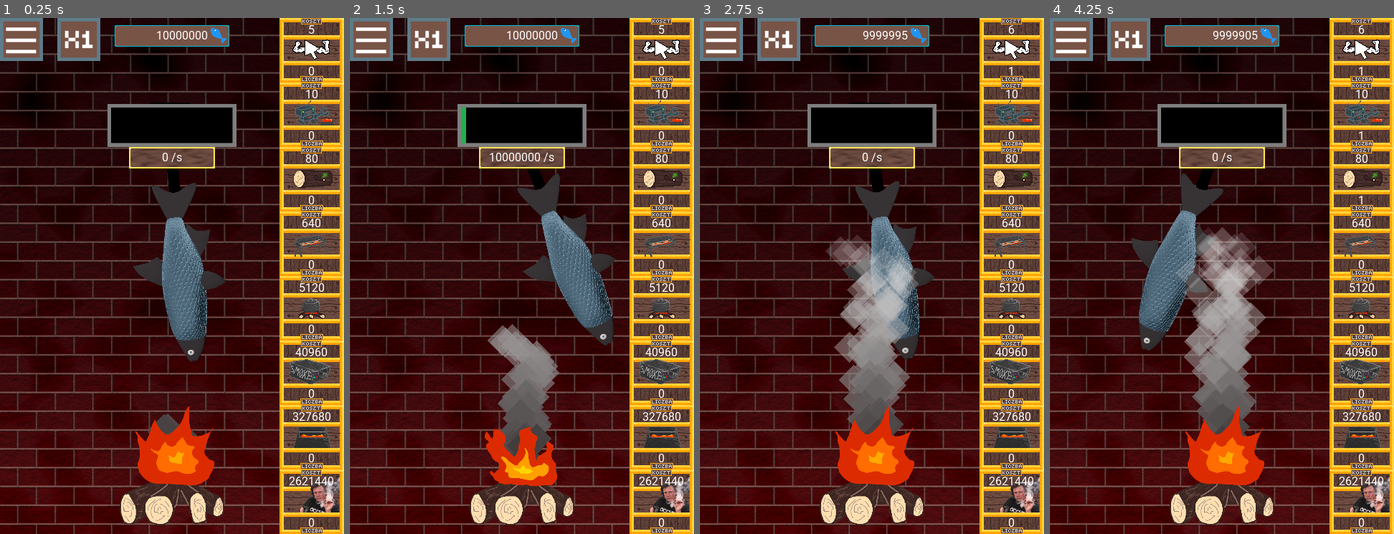
Above: before the commit, frames 1-4 (left to right).
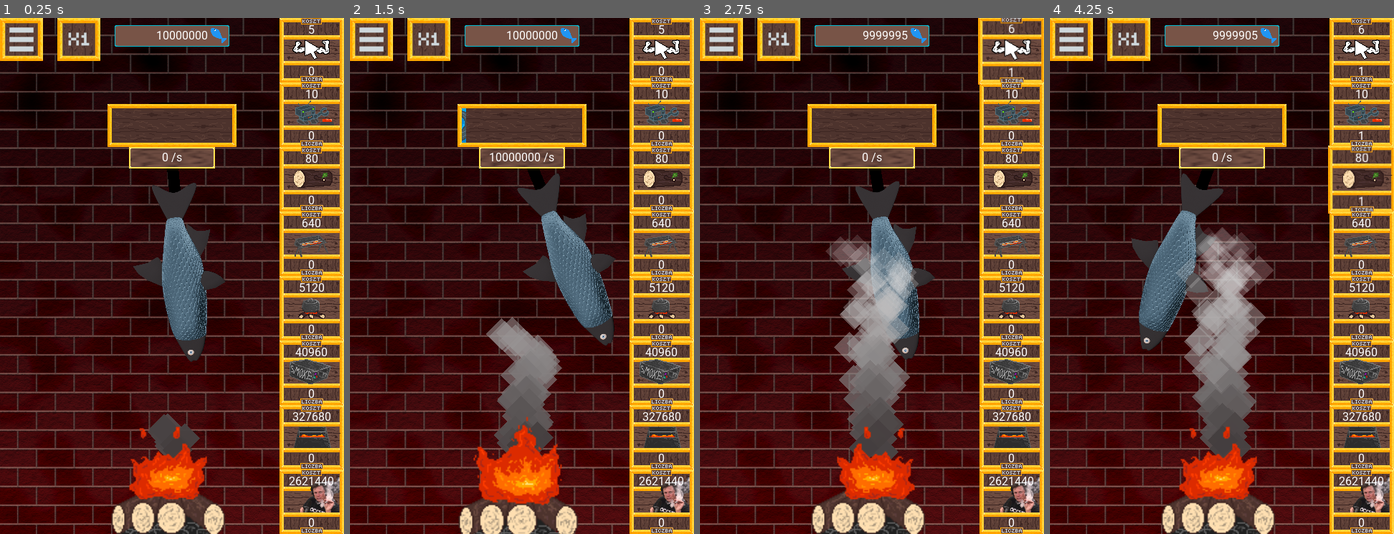
Above: after the commit, the same moments.

Repository: Soleod/GameJam
Game: Godot game, scene res://Main.tscn
The game is run twice, just before and just after one commit, with the same random seed, the same clock (stepped at 60 frames per second) and the same inputs. The engine's default icon, where the game draws it, is replaced by a stand-in: a white triangle on a blue panel in a dark square.
Inputs (mouse positions are in pixels of both pictures, inside the frame that each line leads up to):
- Up to frame 1 (0.25 s): no input
- Up to frame 2 (1.5 s): click (370, 38) at 0.5 s; click (522, 472) at 1.25 s
- Up to frame 3 (2.75 s): click "0" at 2 s
- Up to frame 4 (4.25 s): click "0" at 2.75 s; click "0" at 3.5 s

The runs differ from the first frame. In frame 1, 9.5% of the frame differs, in the area x 0-69%, y 0-100%; in frame 2, 10%; in frame 3, 10%; in frame 4, 10%, in the area x 0-100%, y 0-100%.

Commit message:
Ostatni commit, wszystko działa <3

Diff:
--- a/WedzarniaSIM/interface/AchievementBox.gd
+++ b/WedzarniaSIM/interface/AchievementBox.gd
@@ -14,12 +14,12 @@
 
 func _ready():
 	visible = false
-	$VBoxContainer/Achievement1.texture = load("res://interface/images/achievements/no_achievement.png")
-	$VBoxContainer/Achievement2.texture = load("res://interface/images/achievements/no_achievement.png")
-	$VBoxContainer/Achievement3.texture = load("res://interface/images/achievements/no_achievement.png")
-	$VBoxContainer/Achievement4.texture = load("res://interface/images/achievements/no_achievement.png")
-	$VBoxContainer/Achievement5.texture = load("res://interface/images/achievements/no_achievement.png")
-	$VBoxContainer/Achievement6.texture = load("res://interface/images/achievements/no_achievement.png")
+	$VBoxContainer/Achievement1.texture = load("res://interface/images/achievements/no_sledzik.png")
+	$VBoxContainer/Achievement2.texture = load("res://interface/images/achievements/no_tuna.png")
+	$VBoxContainer/Achievement3.texture = load("res://interface/images/achievements/no_scales.png")
+	$VBoxContainer/Achievement4.texture = load("res://interface/images/achievements/no_fish.png")
+	$VBoxContainer/Achievement5.texture = load("res://interface/images/achievements/no_bass.png")
+	$VBoxContainer/Achievement6.texture = load("res://interface/images/achievements/no_clown.png")
 
 	$AchievementTimer.wait_time = 1
 	$AchievementTimer.start()
@@ -31,22 +31,22 @@
 
 func _on_AchievementTimer_timeout():
 	if ArchivementManager.modifier_archiv_dict["sledzik_na_raz"] and not mod_achieved["sledzik_na_raz"]:
-		$VBoxContainer/Achievement1.texture = load("res://interface/images/achievements/achievement.png")
+		$VBoxContainer/Achievement1.texture = load("res://interface/images/achievements/sledzik.png")
 		mod_achieved["sledzik_na_raz"] = true
 	if ArchivementManager.modifier_archiv_dict["great_opor_TUNA_ty"] and not mod_achieved["great_opor_TUNA_ty"]:
-		$VBoxContainer/Achievement2.texture = load("res://interface/images/achievements/achievement.png")
+		$VBoxContainer/Achievement2.texture = load("res://interface/images/achievements/tuna.png")
 		mod_achieved["great_opor_TUNA_ty"] = true
 	if ArchivementManager.modifier_archiv_dict["the_production_is_SCALing_up"] and not mod_achieved["the_production_is_SCALing_up"]:
-		$VBoxContainer/Achievement3.texture = load("res://interface/images/achievements/achievement.png")
+		$VBoxContainer/Achievement3.texture = load("res://interface/images/achievements/scales.png")
 		mod_achieved["the_production_is_SCALing_up"] = true
 	if ArchivementManager.fisz_count_archiv_dict["cos_jest_fishy"] and not fisz_achieved["cos_jest_fishy"]:
-		$VBoxContainer/Achievement4.texture = load("res://interface/images/achievements/achievement.png")
+		$VBoxContainer/Achievement4.texture = load("res://interface/images/achievements/fish.png")
 		fisz_achieved["cos_jest_fishy"] = true
 	if ArchivementManager.fisz_count_archiv_dict["what_does_a_BASS_say"] and not fisz_achieved["what_does_a_BASS_say"]:
-		$VBoxContainer/Achievement5.texture = load("res://interface/images/achievements/achievement.png")
+		$VBoxContainer/Achievement5.texture = load("res://interface/images/achievements/bass.png")
 		fisz_achieved["what_does_a_BASS_say"]
 	if ArchivementManager.fisz_count_archiv_dict["dont_make_a_CLOWNFISH"] and not fisz_achieved["dont_make_a_CLOWNFISH"]:
-		$VBoxContainer/Achievement6.texture = load("res://interface/images/achievements/achievement.png")
+		$VBoxContainer/Achievement6.texture = load("res://interface/images/achievements/clown.png")
 		fisz_achieved["dont_make_a_CLOWNFISH"]
 
 
--- a/WedzarniaSIM/interface/HUD.tscn
+++ b/WedzarniaSIM/interface/HUD.tscn
@@ -12,8 +12,8 @@
 [ext_resource path="res://interface/Counter.gd" type="Script" id=10]
 [ext_resource path="res://interface/Achievements.tscn" type="PackedScene" id=11]
 [ext_resource path="res://interface/images/buy_modes/buy_mode_1.png" type="Texture" id=12]
-[ext_resource path="res://interface/images/firepit/fire_1.png" type="Texture" id=13]
-[ext_resource path="res://interface/images/firepit/fire_2.png" type="Texture" id=14]
+[ext_resource path="res://interface/images/firepit/firepit_2.png" type="Texture" id=13]
+[ext_resource path="res://interface/images/firepit/firepit_9.png" type="Texture" id=14]
 [ext_resource path="res://interface/images/upgrades/dutch_oven.png" type="Texture" id=15]
 [ext_resource path="res://interface/images/upgrades/elon_musk.png" type="Texture" id=16]
 [ext_resource path="res://interface/images/progress_bar/progressbar_bg.png" type="Texture" id=17]
@@ -25,13 +25,44 @@
 [ext_resource path="res://interface/Bar.gd" type="Script" id=23]
 [ext_resource path="res://interface/images/menu_bg.png" type="Texture" id=24]
 [ext_resource path="res://interface/images/upgrades/gryl_starego.png" type="Texture" id=25]
+[ext_resource path="res://interface/images/firepit/firepit_8.png" type="Texture" id=26]
+[ext_resource path="res://interface/images/firepit/firepit_7.png" type="Texture" id=27]
+[ext_resource path="res://interface/images/firepit/firepit_6.png" type="Texture" id=28]
+[ext_resource path="res://interface/images/firepit/firepit_4.png" type="Texture" id=29]
+[ext_resource path="res://interface/images/firepit/firepit_10.png" type="Texture" id=30]
+[ext_resource path="res://interface/images/firepit/firepit_1.png" type="Texture" id=31]
+[ext_resource path="res://interface/images/firepit/firepit_12.png" type="Texture" id=32]
+[ext_resource path="res://interface/images/firepit/firepit_3.png" type="Texture" id=33]
+[ext_resource path="res://interface/images/firepit/firepit_5.png" type="Texture" id=34]
+[ext_resource path="res://interface/images/firepit/firepit_11.png" type="Texture" id=35]
 
 [sub_resource type="AnimatedTexture" id=1]
 flags = 4
-frames = 2
-frame_0/texture = ExtResource( 13 )
-frame_1/texture = ExtResource( 14 )
+frames = 12
+fps = 12.0
+frame_0/texture = ExtResource( 31 )
+frame_1/texture = ExtResource( 13 )
 frame_1/delay_sec = 0.0
+frame_2/texture = ExtResource( 33 )
+frame_2/delay_sec = 0.0
+frame_3/texture = ExtResource( 29 )
+frame_3/delay_sec = 0.0
+frame_4/texture = ExtResource( 34 )
+frame_4/delay_sec = 0.0
+frame_5/texture = ExtResource( 28 )
+frame_5/delay_sec = 0.0
+frame_6/texture = ExtResource( 27 )
+frame_6/delay_sec = 0.0
+frame_7/texture = ExtResource( 26 )
+frame_7/delay_sec = 0.0
+frame_8/texture = ExtResource( 14 )
+frame_8/delay_sec = 0.0
+frame_9/texture = ExtResource( 30 )
+frame_9/delay_sec = 0.0
+frame_10/texture = ExtResource( 35 )
+frame_10/delay_sec = 0.0
+frame_11/texture = ExtResource( 32 )
+frame_11/delay_sec = 0.0
 
 [sub_resource type="Gradient" id=2]
 colors = PoolColorArray( 0.266667, 0.243137, 0.243137, 1, 1, 1, 1, 0.0588235 )
@@ -121,6 +152,7 @@
 [node name="MenuButton" type="TextureButton" parent="."]
 margin_right = 60.0
 margin_bottom = 60.0
+rect_pivot_offset = Vector2( 30, 30 )
 texture_normal = ExtResource( 19 )
 expand = true
 __meta__ = {
@@ -141,6 +173,7 @@
 margin_top = 540.0
 margin_right = 330.0
 margin_bottom = 720.0
+rect_pivot_offset = Vector2( 90, 90 )
 texture_normal = SubResource( 1 )
 expand = true
 __meta__ = {
@@ -167,6 +200,7 @@
 margin_left = 80.0
 margin_right = 140.0
 margin_bottom = 60.0
+rect_pivot_offset = Vector2( 30, 30 )
 texture_normal = ExtResource( 12 )
 expand = true
 __meta__ = {
@@ -176,6 +210,7 @@
 [node name="UpgradeButton1" parent="Upgrades" instance=ExtResource( 1 )]
 margin_left = 390.0
 margin_right = 480.0
+rect_pivot_offset = Vector2( 45, 45 )
 texture_normal = ExtResource( 4 )
 
 [node name="UpgradeButton2" parent="Upgrades" instance=ExtResource( 1 )]
@@ -183,6 +218,7 @@
 margin_top = 90.0
 margin_right = 480.0
 margin_bottom = 180.0
+rect_pivot_offset = Vector2( 45, 45 )
 texture_normal = ExtResource( 3 )
 
 [node name="UpgradeButton3" parent="Upgrades" instance=ExtResource( 1 )]
@@ -190,6 +226,7 @@
 margin_top = 180.0
 margin_right = 480.0
 margin_bottom = 270.0
+rect_pivot_offset = Vector2( 45, 45 )
 texture_normal = ExtResource( 5 )
 
 [node name="UpgradeButton4" parent="Upgrades" instance=ExtResource( 1 )]
@@ -197,6 +234,7 @@
 margin_top = 270.0
 margin_right = 480.0
 margin_bottom = 360.0
+rect_pivot_offset = Vector2( 45, 45 )
 texture_normal = ExtResource( 2 )
 
 [node name="UpgradeButton5" parent="Upgrades" instance=ExtResource( 1 )]
@@ -204,6 +242,7 @@
 margin_top = 360.0
 margin_right = 480.0
 margin_bottom = 450.0
+rect_pivot_offset = Vector2( 45, 45 )
 texture_normal = ExtResource( 15 )
 
 [node name="UpgradeButton6" parent="Upgrades" instance=ExtResource( 1 )]
@@ -211,6 +250,7 @@
 margin_top = 450.0
 margin_right = 480.0
 margin_bottom = 540.0
+rect_pivot_offset = Vector2( 45, 45 )
 texture_normal = ExtResource( 21 )
 
 [node name="UpgradeButton7" parent="Upgrades" instance=ExtResource( 1 )]
@@ -218,6 +258,7 @@
 margin_top = 540.0
 margin_right = 480.0
 margin_bottom = 630.0
+rect_pivot_offset = Vector2( 45, 45 )
 texture_normal = ExtResource( 25 )
 
 [node name="UpgradeButton8" parent="Upgrades" instance=ExtResource( 1 )]
@@ -225,6 +266,7 @@
 margin_top = 630.0
 margin_right = 480.0
 margin_bottom = 720.0
+rect_pivot_offset = Vector2( 45, 45 )
 texture_normal = ExtResource( 16 )
 
 [node name="MenuBox" parent="." instance=ExtResource( 8 )]
@@ -234,22 +276,47 @@
 margin_right = 390.0
 margin_bottom = 530.0
 
+[node name="NinePatchRect" parent="MenuBox" index="0"]
+axis_stretch_horizontal = 0
+axis_stretch_vertical = 0
+
 [node name="AchievementBox" parent="." instance=ExtResource( 11 )]
-visible = false
 
 [node name="AchievementTimer" type="Timer" parent="AchievementBox"]
 
 [connection signal="timeout" from="Bar/FishSmokeBar/RegressionTimer" to="Bar/FishSmokeBar" method="_on_RegressionTimer_timeout"]
+[connection signal="mouse_entered" from="MenuButton" to="." method="_on_MenuButton_mouse_entered"]
+[connection signal="mouse_exited" from="MenuButton" to="." method="_on_MenuButton_mouse_exited"]
 [connection signal="pressed" from="MenuButton" to="MenuBox" method="_on_MenuButton_pressed"]
+[connection signal="mouse_entered" from="FireButton" to="." method="_on_FireButton_mouse_entered"]
+[connection signal="mouse_exited" from="FireButton" to="." method="_on_FireButton_mouse_exited"]
 [connection signal="pressed" from="FireButton" to="Bar/FishSmokeBar" method="_on_FireButton_pressed"]
+[connection signal="mouse_entered" from="Upgrades/BuyModeButton" to="." method="_on_BuyModeButton_mouse_entered"]
+[connection signal="mouse_exited" from="Upgrades/BuyModeButton" to="." method="_on_BuyModeButton_mouse_exited"]
 [connection signal="pressed" from="Upgrades/BuyModeButton" to="." method="_on_BuyModeButton_pressed"]
+[connection signal="mouse_entered" from="Upgrades/UpgradeButton1" to="." method="_on_UpgradeButton1_mouse_entered"]
+[connection signal="mouse_exited" from="Upgrades/UpgradeButton1" to="." method="_on_UpgradeButton1_mouse_exited"]
 [connection signal="pressed" from="Upgrades/UpgradeButton1" to="." method="_on_UpgradeButton1_pressed"]
+[connection signal="mouse_entered" from="Upgrades/UpgradeButton2" to="." method="_on_UpgradeButton2_mouse_entered"]
+[connection signal="mouse_exited" from="Upgrades/UpgradeButton2" to="." method="_on_UpgradeButton2_mouse_exited"]
 [connection signal="pressed" from="Upgrades/UpgradeButton2" to="." method="_on_UpgradeButton2_pressed"]
+[connection signal="mouse_entered" from="Upgrades/UpgradeButton3" to="." method="_on_UpgradeButton3_mouse_entered"]
+[connection signal="mouse_exited" from="Upgrades/UpgradeButton3" to="." method="_on_UpgradeButton3_mouse_exited"]
 [connection signal="pressed" from="Upgrades/UpgradeButton3" to="." method="_on_UpgradeButton3_pressed"]
+[connection signal="mouse_entered" from="Upgrades/UpgradeButton4" to="." method="_on_UpgradeButton4_mouse_entered"]
+[connection signal="mouse_exited" from="Upgrades/UpgradeButton4" to="." method="_on_UpgradeButton4_mouse_exited"]
 [connection signal="pressed" from="Upgrades/UpgradeButton4" to="." method="_on_UpgradeButton4_pressed"]
+[connection signal="mouse_entered" from="Upgrades/UpgradeButton5" to="." method="_on_UpgradeButton5_mouse_entered"]
+[connection signal="mouse_exited" from="Upgrades/UpgradeButton5" to="." method="_on_UpgradeButton5_mouse_exited"]
 [connection signal="pressed" from="Upgrades/UpgradeButton5" to="." method="_on_UpgradeButton5_pressed"]
+[connection signal="mouse_entered" from="Upgrades/UpgradeButton6" to="." method="_on_UpgradeButton6_mouse_entered"]
+[connection signal="mouse_exited" from="Upgrades/UpgradeButton6" to="." method="_on_UpgradeButton6_mouse_exited"]
 [connection signal="pressed" from="Upgrades/UpgradeButton6" to="." method="_on_UpgradeButton6_pressed"]
+[connection signal="mouse_entered" from="Upgrades/UpgradeButton7" to="." method="_on_UpgradeButton7_mouse_entered"]
+[connection signal="mouse_exited" from="Upgrades/UpgradeButton7" to="." method="_on_UpgradeButton7_mouse_exited"]
 [connection signal="pressed" from="Upgrades/UpgradeButton7" to="." method="_on_UpgradeButton7_pressed"]
+[connection signal="mouse_entered" from="Upgrades/UpgradeButton8" to="." method="_on_UpgradeButton8_mouse_entered"]
+[connection signal="mouse_exited" from="Upgrades/UpgradeButton8" to="." method="_on_UpgradeButton8_mouse_exited"]
 [connection signal="pressed" from="Upgrades/UpgradeButton8" to="." method="_on_UpgradeButton8_pressed"]
 [connection signal="pressed" from="MenuBox/VBoxContainer/HBoxContainer/AchievementButton" to="AchievementBox" method="_on_AchievementButton_pressed"]
 [connection signal="pressed" from="AchievementBox/ExitButton" to="AchievementBox" method="_on_ExitButton_pressed"]
--- a/WedzarniaSIM/interface/MenuBox.tscn
+++ b/WedzarniaSIM/interface/MenuBox.tscn
@@ -5,7 +5,7 @@
 [ext_resource path="res://interface/images/menu_bg.png" type="Texture" id=3]
 [ext_resource path="res://interface/MenuBox.gd" type="Script" id=4]
 [ext_resource path="res://interface/images/menu/exit_bg.png" type="Texture" id=5]
-[ext_resource path="res://Resources/ryba_intro_loop_2.mp3" type="AudioStream" id=6]
+[ext_resource path="res://Resources/ryba.mp3" type="AudioStream" id=6]
 
 [node name="MenuBox" type="Control"]
 margin_right = 300.0
--- a/WedzarniaSIM/interface/images/progress_bar/progress_anim.tres
+++ b/WedzarniaSIM/interface/images/progress_bar/progress_anim.tres
@@ -1,11 +1,24 @@
-[gd_resource type="AnimatedTexture" load_steps=3 format=2]
+[gd_resource type="AnimatedTexture" load_steps=7 format=2]
 
-[ext_resource path="res://interface/images/progress_bar/anim_1.png" type="Texture" id=1]
-[ext_resource path="res://interface/images/progress_bar/anim_2.png" type="Texture" id=2]
+[ext_resource path="res://interface/images/progress_bar/animation/3.png" type="Texture" id=1]
+[ext_resource path="res://interface/images/progress_bar/animation/4.png" type="Texture" id=2]
+[ext_resource path="res://interface/images/progress_bar/animation/6.png" type="Texture" id=3]
+[ext_resource path="res://interface/images/progress_bar/animation/2.png" type="Texture" id=4]
+[ext_resource path="res://interface/images/progress_bar/animation/1.png" type="Texture" id=5]
+[ext_resource path="res://interface/images/progress_bar/animation/5.png" type="Texture" id=6]
 
 [resource]
 flags = 4
-frames = 2
-frame_0/texture = ExtResource( 1 )
-frame_1/texture = ExtResource( 2 )
+frames = 6
+fps = 10.0
+frame_0/texture = ExtResource( 5 )
+frame_1/texture = ExtResource( 4 )
 frame_1/delay_sec = 0.0
+frame_2/texture = ExtResource( 1 )
+frame_2/delay_sec = 0.0
+frame_3/texture = ExtResource( 2 )
+frame_3/delay_sec = 0.0
+frame_4/texture = ExtResource( 6 )
+frame_4/delay_sec = 0.0
+frame_5/texture = ExtResource( 3 )
+frame_5/delay_sec = 0.0
Not shown, added: WedzarniaSIM/Resources/ryba.mp3.import
Not shown: 1 places in WedzarniaSIM/interface/HUD.tscn that only renumber resources
Binary file added: WedzarniaSIM/interface/images/achievements/bass.png
Not shown, added: WedzarniaSIM/interface/images/achievements/bass.png.import
Binary file added: WedzarniaSIM/interface/images/achievements/clown.png
Not shown, added: WedzarniaSIM/interface/images/achievements/clown.png.import
Binary file added: WedzarniaSIM/interface/images/achievements/fish.png
Not shown, added: WedzarniaSIM/interface/images/achievements/fish.png.import
Binary file added: WedzarniaSIM/interface/images/achievements/no_bass.png
Not shown, added: WedzarniaSIM/interface/images/achievements/no_bass.png.import
Binary file added: WedzarniaSIM/interface/images/achievements/no_clown.png
Not shown, added: WedzarniaSIM/interface/images/achievements/no_clown.png.import
(and 69 more such lines)
